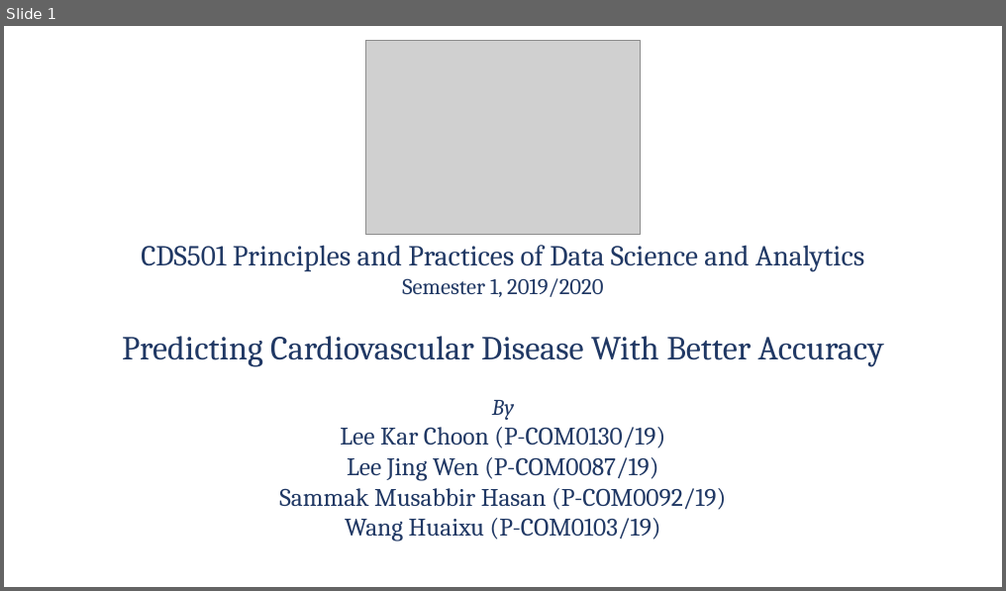
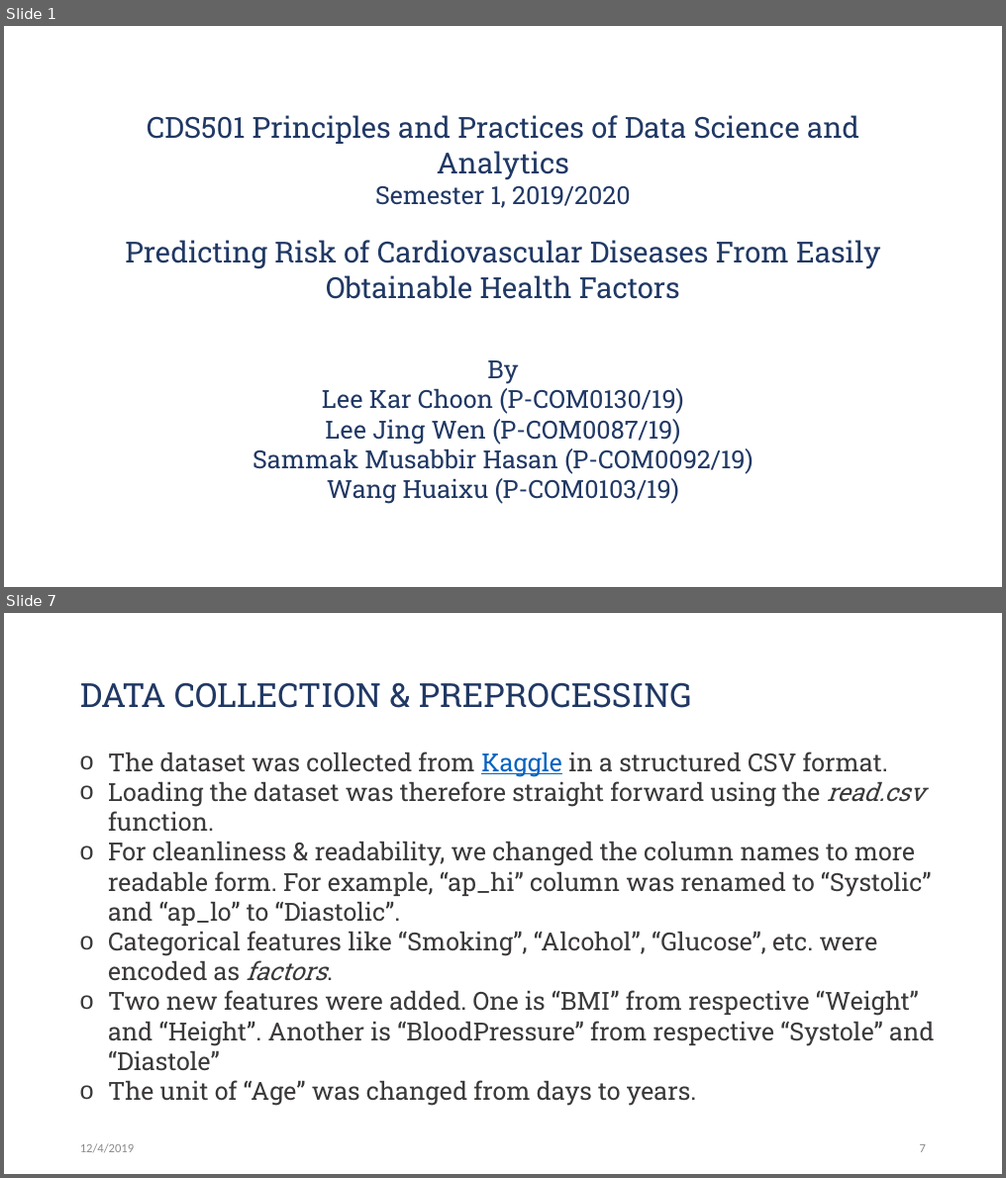
Before and after one commit to Jwen-pg/cds501-predicting-heart-disease, a slide deck: presentation.pptx. Shown one above the other, each under a label of ours: slide 1 before the commit, slides 1 and 7 after it; the slides between them are not shown. The pictures are 1006x591 and 1006x1178 pixels, drawn with LibreOffice and Linux fonts; fonts in the diff are those of the drawing; grey boxes stand for pictures; background and template pictures are left out. Boxes give left, top, right and bottom in pixels: in the first picture for what was removed or moved away, otherwise in the second. Text is boxed around its words. In the diff, an @@ line names an element or a change of style, - is before the commit and + after.

```diff
--- a/presentation.pptx
+++ b/presentation.pptx
@@ slide 7 added at [4, 613, 1002, 1174], background #FFFFFF @@
@@ title added at [80, 682, 692, 708], 32 pt, text #203864 @@
+DATA COLLECTION & PREPROCESSING
@@ text added at [108, 752, 934, 1106], 24 pt, text #3B3838 @@
+o The dataset was collected from Kaggle in a structured CSV format.
+o Loading the dataset was therefore straight forward using the read.csv function.
+o For cleanliness & readability, we changed the column names to more readable form. For example, “ap_hi” column was renamed to “Systolic” and “ap_lo” to “Diastolic”.
+o Categorical features like “Smoking”, “Alcohol”, “Glucose”, etc. were encoded as factors.
+o Two new features were added. One is “BMI” from respective “Weight” and “Height”. Another is “BloodPressure” from respective “Systole” and “Diastole”
+o The unit of “Age” was changed from days to years.
@@ text added at [80, 1144, 134, 1153], 12 pt, text #8C8C8C @@
+12/4/2019
@@ page number added at [920, 1145, 926, 1153], 12 pt, text #8C8C8C @@
+7
@@ slide 1 changed as well @@
@@ picture removed at [365, 40, 642, 234] @@
@@ title "CDS501 Principles and Practices of ..." at [125, 115, 880, 504]: vertical alignment middle to top @@
@@ title at [125, 115, 880, 504]: text changed; size 24.3 to 24 pt; font Cambria to Roboto Slab @@
-CDS501 Principles and Practices of Data Science and Analytics
-Semester 1, 2019/2020
-Predicting Cardiovascular Disease With Better Accuracy
-By
-Lee Kar Choon (P-COM0130/19)
-Lee Jing Wen (P-COM0087/19)
-Sammak Musabbir Hasan (P-COM0092/19)
-Wang Huaixu (P-COM0103/19)
+CDS501 Principles and Practices of Data Science and Analytics
+Semester 1, 2019/2020
+Predicting Risk of Cardiovascular Diseases From Easily Obtainable Health Factors
+By
+Lee Kar Choon (P-COM0130/19)
+Lee Jing Wen (P-COM0087/19)
+Sammak Musabbir Hasan (P-COM0092/19)
+Wang Huaixu (P-COM0103/19)
```
Also in this commit, not shown: 1 other slide changed, 16 other slides added, 7 slides removed, 3 other files.
